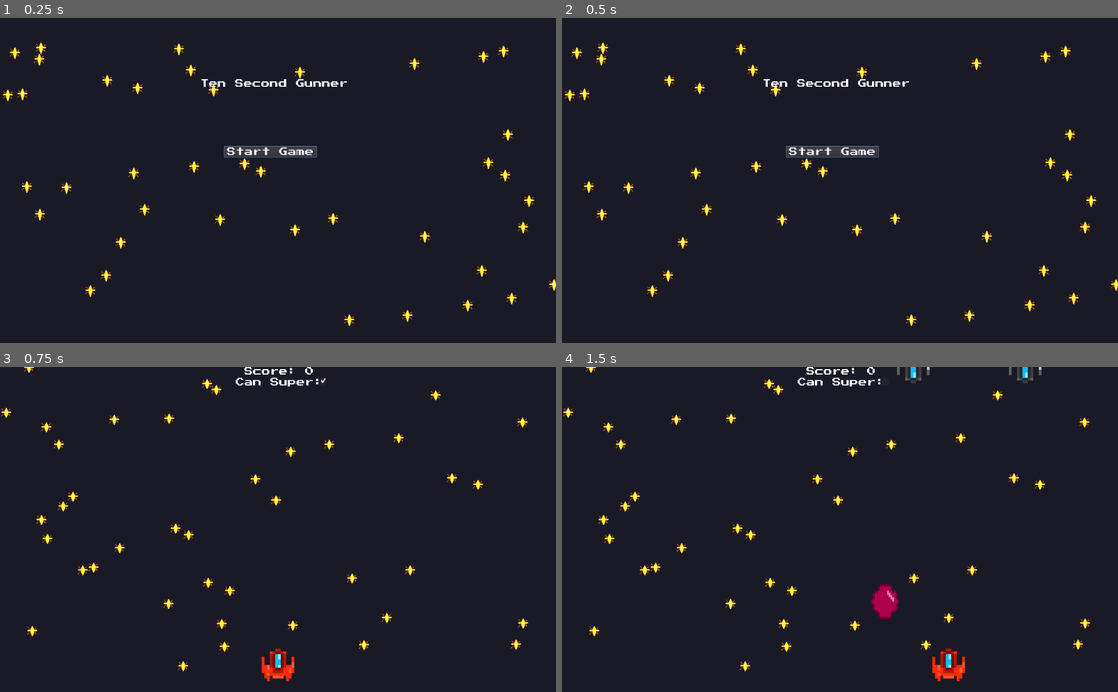
Above: before the commit, frames 1-4 (two rows, left to right).
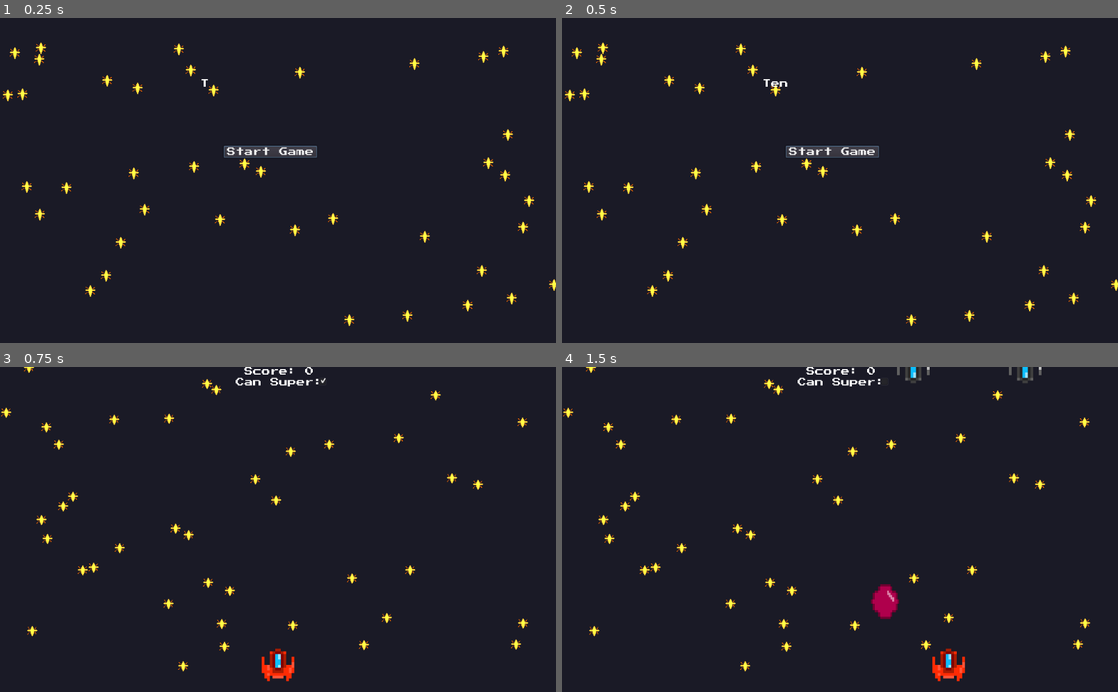
Above: after the commit, the same moments.

Repository: PandorasGit/LudumDare51Submission
Game: Godot game, scene res://MainMenu/MainMenu.tscn
Two runs of this game, one before a commit and one after it. Both use one fixed random seed, a clock stepped at 60 frames per second and the inputs below.
Inputs:
- Up to frame 1 (0.25 s): no input
- Up to frame 2 (0.5 s): no input
- Up to frame 3 (0.75 s): click "Start Game" at 0.5 s
- Up to frame 4 (1.5 s): hold D (move_right) from 1.28 s (still down); tap Space (shoot) at 1.35 s

The runs differ from the first frame. In frame 1, 0.3% of the frame differs, in the area x 37-63%, y 18-22%; in frame 2, 0.2%; in frame 3, nothing differs; in frame 4, nothing differs.

Commit message:
Add title screen animation

Diff:
--- a/project/MainMenu/MainMenu.tscn
+++ b/project/MainMenu/MainMenu.tscn
@@ -9,6 +9,37 @@
 
 [sub_resource type="DynamicFont" id=2]
 font_data = ExtResource( 3 )
+
+[sub_resource type="Animation" id=3]
+length = 0.001
+tracks/0/type = "value"
+tracks/0/path = NodePath("Title:percent_visible")
+tracks/0/interp = 1
+tracks/0/loop_wrap = true
+tracks/0/imported = false
+tracks/0/enabled = true
+tracks/0/keys = {
+"times": PoolRealArray( 0 ),
+"transitions": PoolRealArray( 1 ),
+"update": 0,
+"values": [ 1.0 ]
+}
+
+[sub_resource type="Animation" id=4]
+resource_name = "TitleScreenAnimation"
+length = 2.0
+tracks/0/type = "value"
+tracks/0/path = NodePath("Title:percent_visible")
+tracks/0/interp = 1
+tracks/0/loop_wrap = true
+tracks/0/imported = false
+tracks/0/enabled = true
+tracks/0/keys = {
+"times": PoolRealArray( 0, 2 ),
+"transitions": PoolRealArray( 1, 1 ),
+"update": 0,
+"values": [ 0.0, 1.0 ]
+}
 
 [node name="MainMenu" type="Control"]
 anchor_right = 1.0
@@ -36,3 +67,8 @@
 margin_bottom = -342.0
 custom_fonts/font = SubResource( 2 )
 text = "Start Game"
+
+[node name="AnimationPlayer" type="AnimationPlayer" parent="."]
+autoplay = "TitleScreenAnimation"
+anims/RESET = SubResource( 3 )
+anims/TitleScreenAnimation = SubResource( 4 )
Not shown: 1 places in project/MainMenu/MainMenu.tscn that only renumber resources
